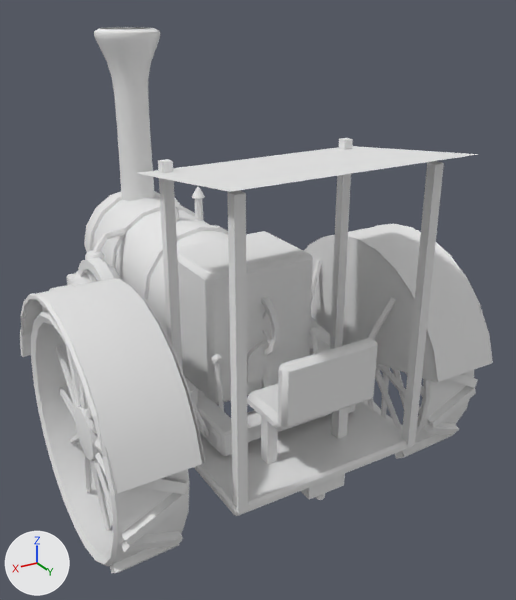
The FBX model Assets/_Project/Art/Traktor/Traktor.fbx, before and after one commit.
Both versions are drawn from a 50 mm camera at (2.48, 5.09, 3.67) aimed at (-0.33, 0.4, 1.32). Every picture has the same lights, and +X, +Y and +Z are marked at lower left. The first picture is the older version. Where no turn or scale is listed for an object, it has been applied to the vertices.

In view in the first picture: 'SM_Traktor_Govde', 'Traktor_Arka_Tekerler' and 3 more.
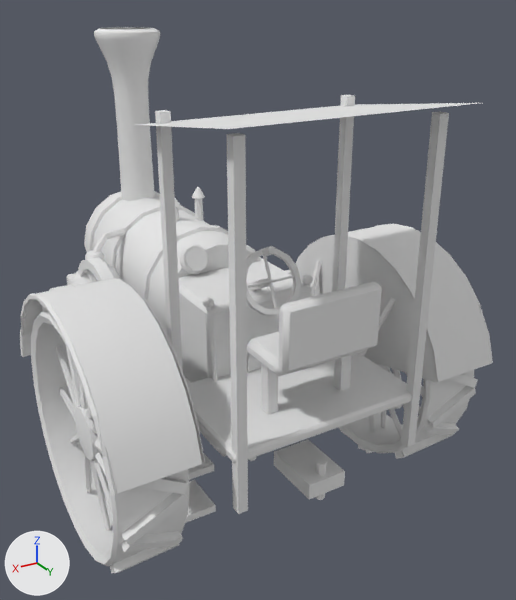
Pixel boxes (x1, y1, x2, y2) of what changed, in the pictures (516 x 600 px; the box of a moved part takes in the faces that stretch with it):
'SM_Traktor_Govde', reshaped
    before: (20, 27, 493, 516)
    after: (20, 27, 493, 523)
part 1 of me_sm_traktor_govde, moved or reshaped
    before: (194, 402, 413, 516)
    after: (187, 353, 412, 463)
part 2 of me_sm_traktor_govde, added
    after: (185, 480, 216, 523)
part 3 of me_sm_traktor_govde, added
    after: (188, 453, 214, 480)
part 4 of me_sm_traktor_govde, moved or reshaped
    before: (247, 384, 284, 430)
    after: (247, 332, 366, 377)
part 5 of me_sm_traktor_govde, moved or reshaped
    before: (278, 338, 378, 428)
    after: (279, 282, 382, 373)
part 6 of me_sm_traktor_govde, added
    after: (334, 355, 351, 391)
part 7 of me_sm_traktor_govde, added
    after: (261, 363, 278, 415)
part 8 of me_sm_traktor_govde, moved or reshaped (not visible afterwards)
    before: (311, 337, 318, 354)
part 9 of me_sm_traktor_govde, moved or reshaped
    before: (309, 328, 319, 337)
    after: (303, 275, 313, 284)
part 10 of me_sm_traktor_govde, moved or reshaped
    before: (214, 364, 224, 411)
    after: (206, 307, 218, 381)
part 11 of me_sm_traktor_govde, moved or reshaped
    before: (211, 354, 222, 364)
    after: (203, 297, 214, 307)
part 12 of me_sm_traktor_govde, moved or reshaped
    before: (136, 146, 478, 192)
    after: (136, 103, 478, 129)
part 13 of me_sm_traktor_govde, added
    after: (247, 278, 270, 291)
part 14 of me_sm_traktor_govde, deleted (mostly hidden)
    before: (261, 339, 271, 388)
part 15 of me_sm_traktor_govde, deleted
    before: (331, 407, 348, 439)
part 16 of me_sm_traktor_govde, deleted
    before: (261, 416, 278, 465)
part 17 of me_sm_traktor_govde, reshaped
    before: (178, 254, 313, 403)
    after: (179, 286, 402, 496)
part 18 of me_sm_traktor_govde, moved or reshaped
    before: (330, 138, 444, 447)
    after: (332, 95, 449, 447)
part 19 of me_sm_traktor_govde, moved or reshaped
    before: (158, 159, 248, 514)
    after: (155, 110, 248, 514)

Patch to the scene script:
```diff
--- a/Assets/_Project/Art/Traktor/Traktor.fbx.py
+++ b/Assets/_Project/Art/Traktor/Traktor.fbx.py
@@ me_sm_traktor_govde @@
-me_sm_traktor_govde.from_pydata(...)  # 1693 vertices, 1712 faces; spans x -1.52..1.52, y -2.05..2.1, z 0.4..3.38
+me_sm_traktor_govde.from_pydata(...)  # 1781 vertices, 1776 faces; spans x -1.52..1.52, y -2.05..2.1, z 0.4..3.38
+# me_sm_traktor_govde part 1: the loose piece of 24 vertices spanning x -0.75..0.75, y 0.97..1.93, z 0.62..0.7 is moved by (0.0, 0.0, 0.4)
+# me_sm_traktor_govde part 2: a new loose piece, a box spanning x 0.73..1.03, y 1.29..1.61, z 0.45..0.5, in mat_m_stilize (white #e7e7e7)
+# me_sm_traktor_govde part 3: a new loose piece, a box spanning x 0.73..1.03, y 1.29..1.61, z 0.78..0.83, in mat_m_stilize (white #e7e7e7)
+# me_sm_traktor_govde part 4: the loose piece of 24 vertices spanning x -0.37..0.38, y 1.39..1.81, z 1.05..1.17 is moved by (0.0, 0.0, 0.4)
+# me_sm_traktor_govde part 5: the loose piece of 24 vertices spanning x -0.37..0.38, y 1.79..1.89, z 1.12..1.57 is moved by (0.0, 0.0, 0.4)
+# me_sm_traktor_govde part 6: a new loose piece, a box spanning x -0.34..-0.26, y 1.56..1.64, z 1.06..1.46, in mat_m_stilize (white #e7e7e7)
+# me_sm_traktor_govde part 7: a new loose piece, a box spanning x 0.26..0.34, y 1.56..1.64, z 1.06..1.46, in mat_m_stilize (white #e7e7e7)
+# me_sm_traktor_govde part 8: the loose piece of 15 vertices spanning x -0.44..-0.4, y 1.06..1.17, z 0.68..1.25 is moved by (0.0, -0.1, 0.4)
+# me_sm_traktor_govde part 9: the loose piece of 12 vertices spanning x -0.46..-0.38, y 1.04..1.12, z 1.25..1.32 is moved by (0.0, -0.1, 0.4)
+# me_sm_traktor_govde part 10: the loose piece of 15 vertices spanning x 0.4..0.44, y 1.06..1.17, z 0.68..1.25 is moved by (0.0, -0.1, 0.4)
+# me_sm_traktor_govde part 11: the loose piece of 12 vertices spanning x 0.38..0.46, y 1.04..1.12, z 1.25..1.32 is moved by (0.0, -0.1, 0.4)
+# me_sm_traktor_govde part 12: the loose piece of 16 vertices spanning x -0.85..0.85, y 0.85..2.1, z 2.62..2.78 is moved by (0.0, 0.0, 0.3)
+# me_sm_traktor_govde part 13: a new loose piece of 18 vertices spanning x -0.03..0.04, y 0.71..1.09, z 1.57..1.81, in mat_m_stilize (white #e7e7e7)
+# me_sm_traktor_govde part 14: the loose piece of 18 vertices spanning x -0.03..0.03, y 0.95..1.15, z 0.69..1.39 is deleted
+# me_sm_traktor_govde part 15: the loose piece of 8 vertices spanning x -0.34..-0.26, y 1.56..1.64, z 0.66..1.11 is deleted
+# me_sm_traktor_govde part 16: the loose piece of 8 vertices spanning x 0.26..0.34, y 1.56..1.64, z 0.66..1.11 is deleted
+# me_sm_traktor_govde part 17: 12 vertices moved from x -0.45..0.45, y 0.33..1.03, z 1.86..1.9 to x -0.45..0.45, y 0.33..1.03, z 1.61..1.65; 40 vertices added at x -0.63..0.88, y 1.39..1.89, z 0.45..1.04
+# me_sm_traktor_govde part 18: 8 vertices moved from x -0.73..-0.66, y 0.97..1.94, z 2.71 to x -0.73..-0.66, y 0.97..1.94, z 3.01
+# me_sm_traktor_govde part 19: 8 vertices moved from x 0.67..0.74, y 0.97..1.94, z 2.71 to x 0.67..0.74, y 0.97..1.94, z 3.01
+# other edits to the shape of me_sm_traktor_govde do not show in these pictures
 me_sm_traktor_govde.materials.append(mat_m_stilize)
```
